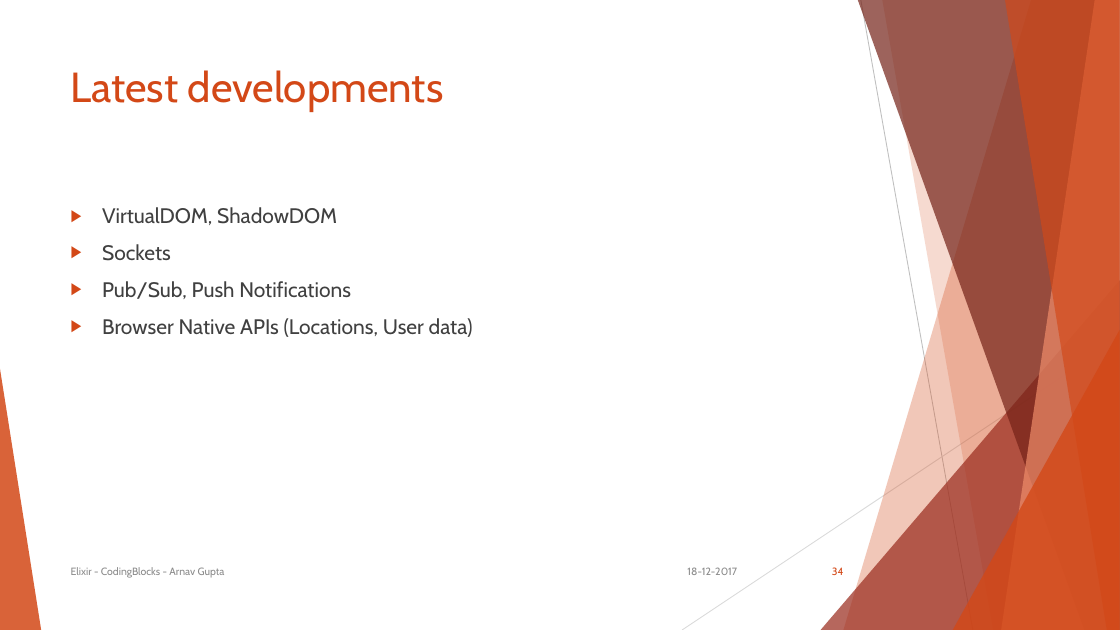
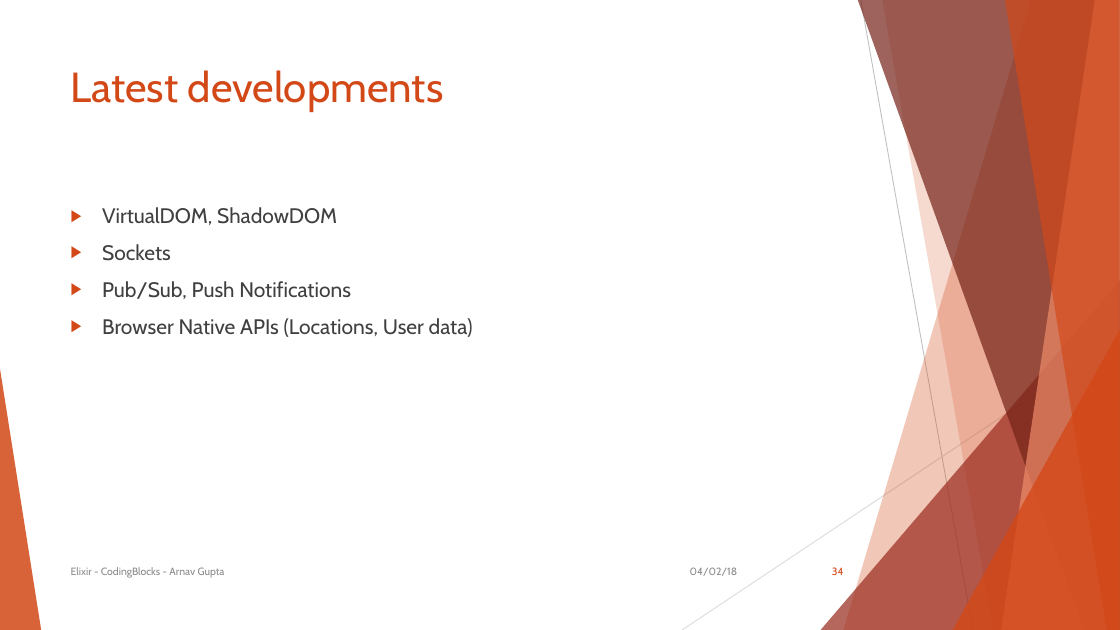
Before and after one commit to coding-blocks-archives/Pitampura_Webdev_2017_Winter, a slide deck: slide 34 of Lecture01/Intro_to_WebDev.pptx. Drawn at 1120x630 pixels with LibreOffice and Linux fonts; fonts in the diff are those of the drawing. Boxes give left, top, right and bottom in pixels: in the first picture for what was removed or moved away, otherwise in the second. Text is boxed around its words. In the diff, an @@ line names an element or a change of style, - is before the commit and + after.

```diff
--- a/Lecture01/Intro_to_WebDev.pptx
+++ b/Lecture01/Intro_to_WebDev.pptx
@@ text at (690,567,738,576): text changed @@
-18-12-2017
+04/02/18
```
Also in this commit, not shown: 33 other slides changed, 7 other files.
